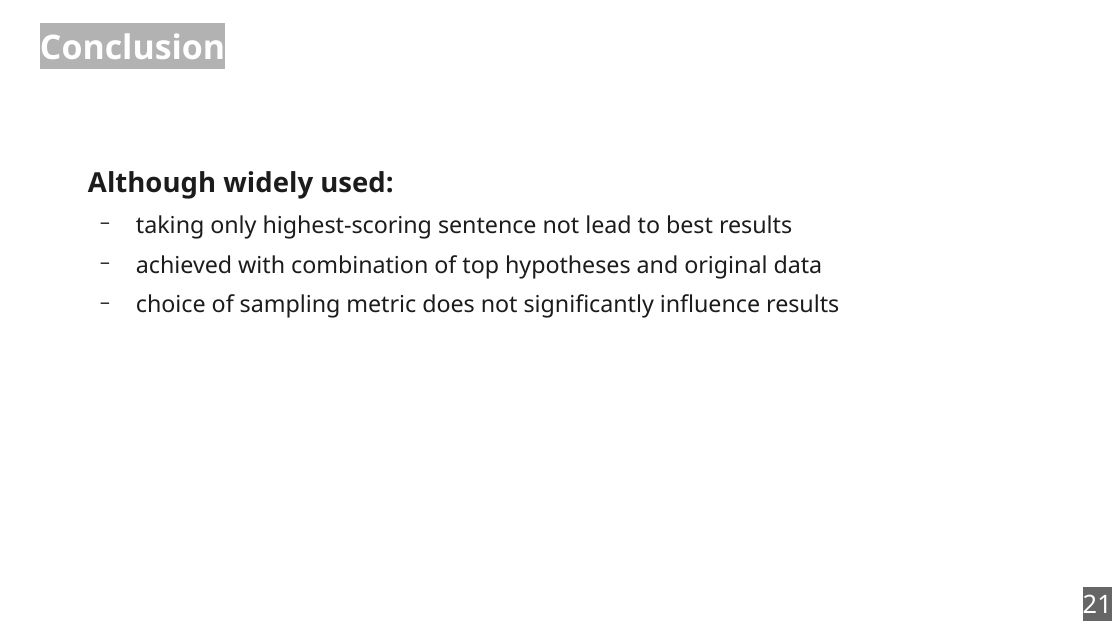
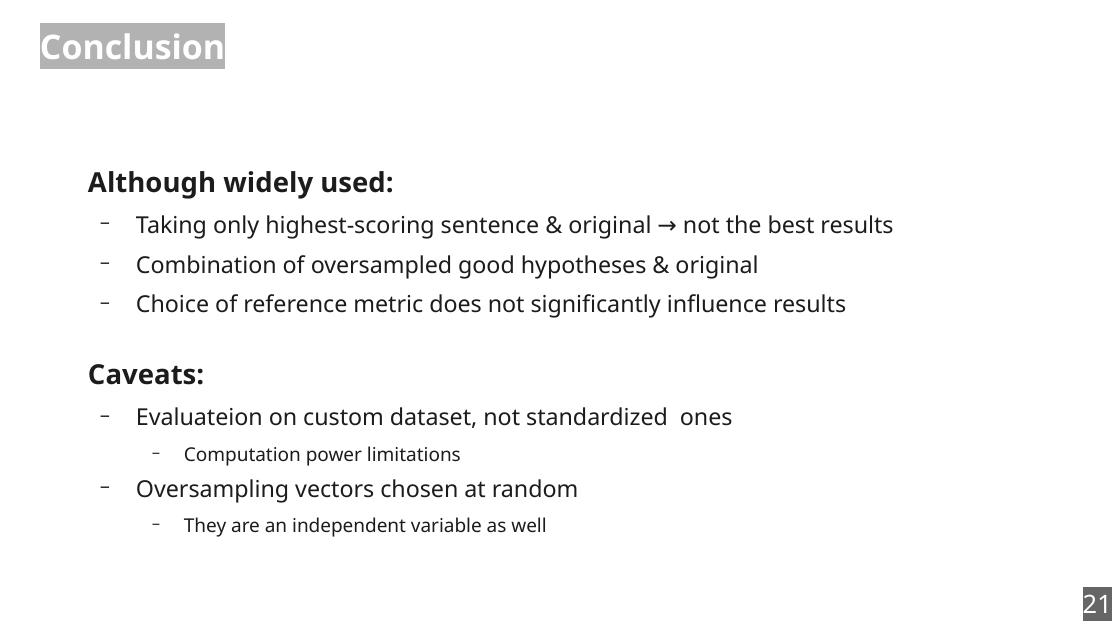
Before and after one commit to zouharvi/reference-mt-distill, a slide deck: slide 21 of meta/final_presentation.odp. Drawn at 1120x630 pixels with LibreOffice and Linux fonts; fonts in the diff are those of the drawing. Boxes give left, top, right and bottom in pixels: in the first picture for what was removed or moved away, otherwise in the second. Text is boxed around its words. In the diff, an @@ line names an element or a change of style, - is before the commit and + after.

```diff
--- a/meta/final_presentation.odp
+++ b/meta/final_presentation.odp
@@ text at (x1=88, y1=215, x2=893, y2=537): text changed @@
-  − taking only highest-scoring sentence not lead to best results
-  − achieved with combination of top hypotheses and original data
-  − choice of sampling metric does not significantly influence results
+  − Taking only highest-scoring sentence & original → not the best results
+  − Combination of oversampled good hypotheses & original
+  − Choice of reference metric does not significantly influence results
+Caveats:
+  − Evaluateion on custom dataset, not standardized ones
+    − Computation power limitations
+  − Oversampling vectors chosen at random
+    − They are an independent variable as well
```
Also in this commit, not shown: 12 other slides changed, 1 slide added.
